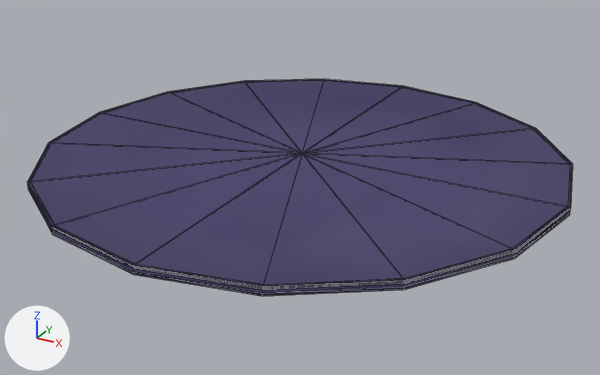
The glTF model Unpack/4.0.0/romfs/arc/data.trpfs/virtual_converted/field_graphic/common_model/a_com_house_obj/a_com_house_a01_mat01_circle/a_com_house_a01_mat01_circle.gltf, before and after one commit.
The view is the same before and after, from a camera (50 mm lens) standing at (1.437, -2.631, 1.199) and looking at (0.016, -0.046, -0.093). The lights are fixed; the arrows at lower left show +X, +Y and +Z. The first picture is the older version. Mesh edges are drawn as thin lines. Where no turn or scale is listed for an object, it has been applied to the vertices.

In view in the first picture: 'um_a_com_house_a01_mat01_model_a_com_house_a01_mat01_modelShape:a_com_house_a01_mat01_01', 'um_a_com_house_a01_mat01_model_a_com_house_a01_mat01_modelShape:a_com_house_a01_mat01_transparent02', 'um_a_com_house_a01_mat01_model_a_com_house_a01_mat01_modelShape:a_com_house_a01_mat01_transparent03', 'um_a_com_house_a01_mat01_model_a_com_house_a01_mat01_modelShape:a_com_house_a01_mat01_transparent04' and 1 more.
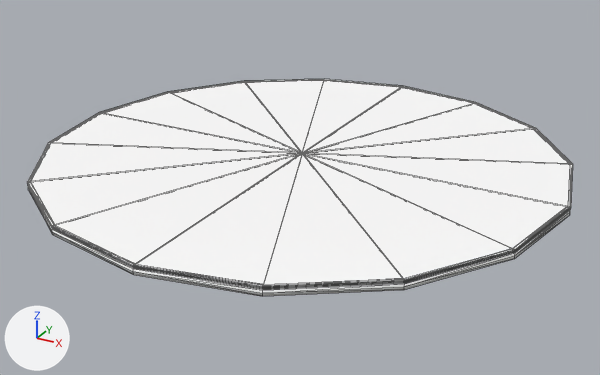
Where the change shows, as pixel boxes (x1, y1, x2, y2) in the pictures (600 x 375 px):
'um_a_com_house_a01_mat01_model_a_com_house_a01_mat01_modelShape:a_com_house_a01_mat01_transparent04', surface changed (blue to white)
    both: (27, 79, 573, 286)
'um_a_com_house_a01_mat01_model_a_com_house_a01_mat01_modelShape:a_com_house_a01_mat01_01', surface changed
    both: (28, 186, 570, 296)

Diff of the bpy script that builds the scene:
```diff
--- a/Unpack/4.0.0/romfs/arc/data.trpfs/virtual_converted/field_graphic/common_model/a_com_house_obj/a_com_house_a01_mat01_circle/a_com_house_a01_mat01_circle.gltf.py
+++ b/Unpack/4.0.0/romfs/arc/data.trpfs/virtual_converted/field_graphic/common_model/a_com_house_obj/a_com_house_a01_mat01_circle/a_com_house_a01_mat01_circle.gltf.py
@@ mat_a_com_house_a01_mat01_transparent04 @@
 n0 = _N.new('ShaderNodeBsdfPrincipled'); n0.name = 'Principled BSDF'
+n0.inputs[0].default_value = (1.0, 1.0, 1.0, 1.0)  # 'Base Color', white #ffffff
 n1 = _N.new('ShaderNodeOutputMaterial'); n1.name = 'Material Output'
+n3 = _N.new('ShaderNodeSeparateColor'); n3.name = 'Separate Color'
 n2 = _N.new('ShaderNodeTexImage'); n2.name = 'Image Texture'
-n2.image = img_a_com_house_a01_mat01_01_alb_png
+n2.image = img_metallicroughness_png
 n2.extension = 'EXTEND'
-n3 = _N.new('ShaderNodeSeparateColor'); n3.name = 'Separate Color'
-n4 = _N.new('ShaderNodeTexImage'); n4.name = 'Image Texture.001'
-n4.image = img_metallicroughness_png
-n4.extension = 'EXTEND'
 _L.new(n0.outputs[0], n1.inputs[0])  # 'BSDF' to 'Surface'
-_L.new(n2.outputs[0], n0.inputs[0])  # 'Color' to 'Base Color'
 _L.new(n3.outputs[2], n0.inputs[1])  # 'Blue' to 'Metallic'
 _L.new(n3.outputs[1], n0.inputs[2])  # 'Green' to 'Roughness'
-_L.new(n4.outputs[0], n3.inputs[0])  # 'Color' to 'Color'
+_L.new(n2.outputs[0], n3.inputs[0])  # 'Color' to 'Color'
@@ mat_a_com_house_a01_mat01_01 @@
 mat_a_com_house_a01_mat01_01 = bpy.data.materials.new('a_com_house_a01_mat01_01')
-# nodes: BsdfPrincipled, NormalMap, OutputMaterial, SeparateColor, TexImage x3
-# uses the picture img_a_com_house_a01_mat01_01_alb_png
-# uses the picture img_a_com_house_a01_mat01_01_nrm_png
+# nodes: BsdfPrincipled, OutputMaterial, SeparateColor, TexImage
+# colours: white #ffffff
 # uses the picture img_metallicroughness_png
```
